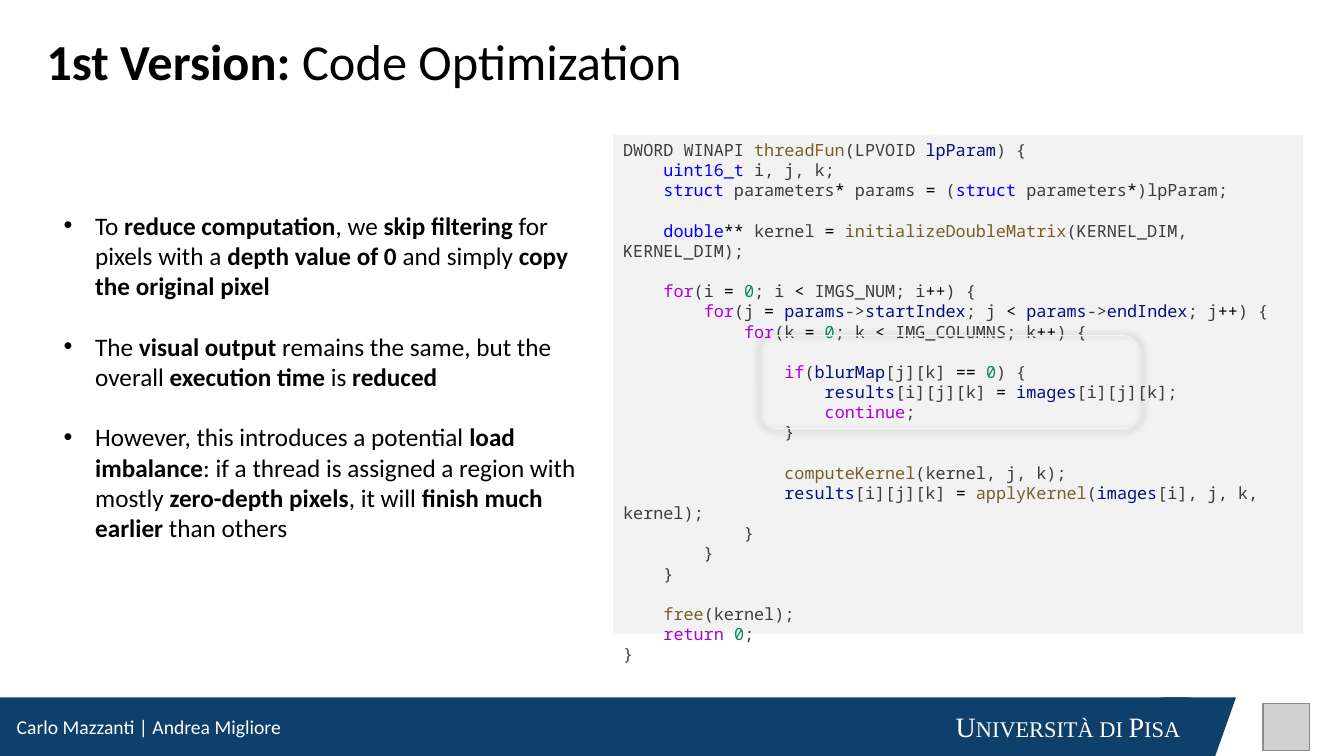
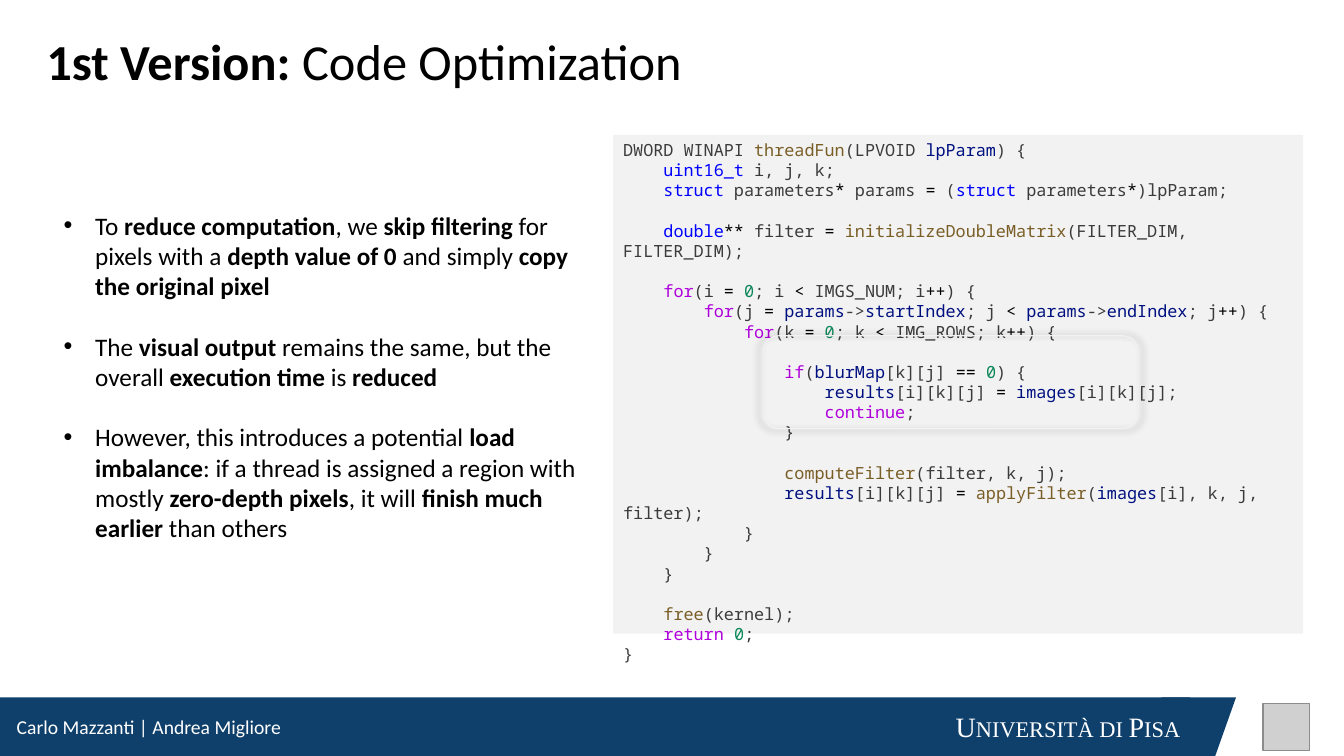
Before and after one commit to cmsilen/BidimensionalConvolution, a slide deck: slide 13 of BidimensionalConvolution_NEW.pptx. Drawn at 1344x756 pixels with LibreOffice and Linux fonts; fonts in the diff are those of the drawing; grey boxes stand for pictures. Boxes give left, top, right and bottom in pixels: in the first picture for what was removed or moved away, otherwise in the second. Text is boxed around its words. In the diff, an @@ line names an element or a change of style, - is before the commit and + after.

```diff
--- a/BidimensionalConvolution_NEW.pptx
+++ b/BidimensionalConvolution_NEW.pptx
@@ text in rectangle at (623, 224, 1188, 260): text changed @@
-double** kernel = initializeDoubleMatrix(KERNEL_DIM, KERNEL_DIM);
+double** filter = initializeDoubleMatrix(FILTER_DIM, FILTER_DIM);
@@ text in rectangle at (744, 325, 1177, 402): text changed @@
-for(k = 0; k < IMG_COLUMNS; k++) {
-if(blurMap[j][k] == 0) {
-results[i][j][k] = images[i][j][k];
+for(k = 0; k < IMG_ROWS; k++) {
+if(blurMap[k][j] == 0) {
+results[i][k][j] = images[i][k][j];
@@ text in rectangle at (784, 466, 1258, 503): text changed @@
-computeKernel(kernel, j, k);
-results[i][j][k] = applyKernel(images[i], j, k, kernel);
+computeFilter(filter, k, j);
+results[i][k][j] = applyFilter(images[i], k, j, filter);
```
